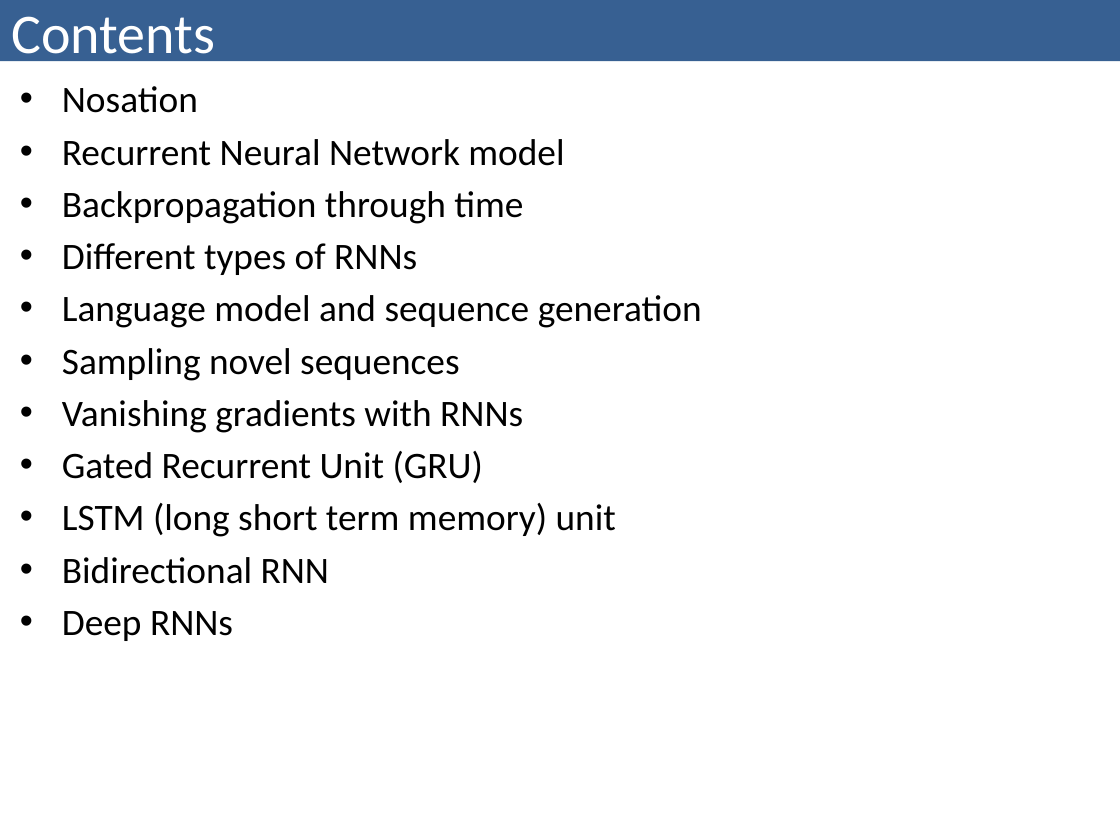
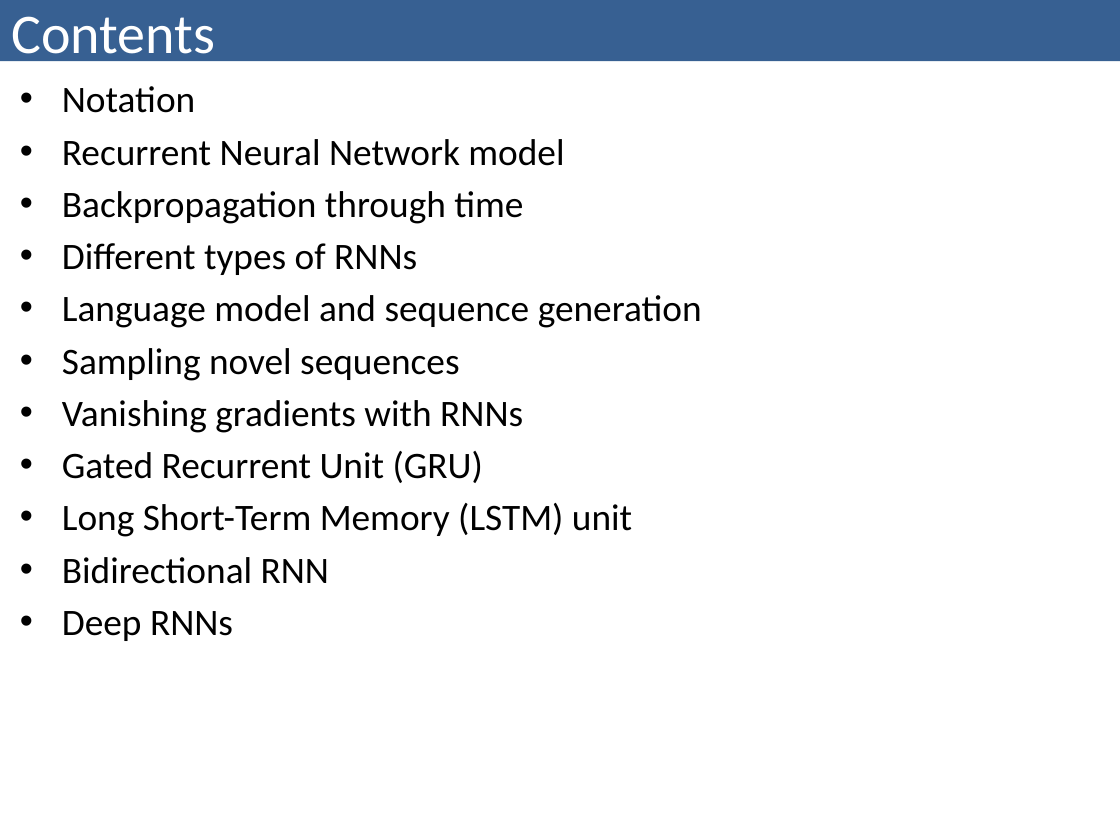
Before and after one commit to bzitko/nlp_repo, a slide deck: slide 2 of slides/nlp p05 sequence modeling/nlp p05.1 rnn.pptx. Drawn at 1120x840 pixels with LibreOffice and Linux fonts; fonts in the diff are those of the drawing. Boxes give left, top, right and bottom in pixels: in the first picture for what was removed or moved away, otherwise in the second. Text is boxed around its words. In the diff, an @@ line names an element or a change of style, - is before the commit and + after.

```diff
--- a/slides/nlp p05 sequence modeling/nlp p05.1 rnn.pptx
+++ b/slides/nlp p05 sequence modeling/nlp p05.1 rnn.pptx
@@ text at (62,86,195,113): text changed @@
-• Nosation
+• Notation
@@ text at (62,503,632,537): text changed @@
-• LSTM (long short term memory) unit
+• Long Short-Term Memory (LSTM) unit
```
Also in this commit, not shown: 9 other slides changed, 15 slides added, 2 other files.
